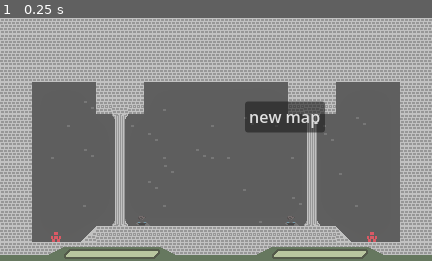
Above: before the commit, frame 1.
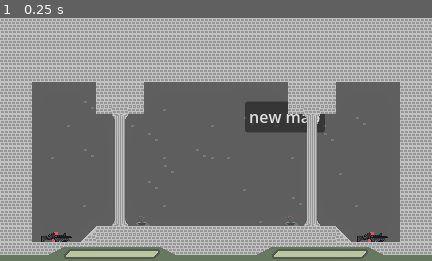
Above: after the commit, the same moment.

Repository: snuggyizme/horse-fishstick
Game: Godot game, scene res://scenes/main.tscn
The game is run twice, just before and just after one commit, with the same random seed, the same clock (stepped at 60 frames per second) and the same inputs.
Inputs:
- Up to frame 1 (0.25 s): no input

The runs differ from the first frame. In frame 1, 0.9% of the frame differs, in the area x 9-90%, y 34-93%.

Commit message:
Explosion VFX no damage

Diff:
--- a/guns/minigun.tres
+++ b/guns/minigun.tres
@@ -5,7 +5,7 @@
 
 [resource]
 script = ExtResource("1_pljnu")
-damage = 2.5
+damage = 6.5
 rateOfFire = 0.06
 rangeLimit = 145
 recoil = 2.75
--- /dev/null
+++ b/scenes/explosion visuals/visual_explosion_medium.tscn
@@ -0,0 +1,6 @@
+[gd_scene format=3 uid="uid://tnyvretx1gmr"]
+
+[ext_resource type="Script" uid="uid://dn3af73ere7w8" path="res://scripts/mediumExplosionVisuals.gd" id="1_5ut8t"]
+
+[node name="visual-explosion-medium" type="Node2D" unique_id=609641103]
+script = ExtResource("1_5ut8t")
--- a/scenes/main.tscn
+++ b/scenes/main.tscn
@@ -13,7 +13,7 @@
 [node name="main" type="Node2D" unique_id=1915239700]
 
 [node name="Button" type="Button" parent="." unique_id=923695349]
-z_index = 10
+z_index = 5
 offset_left = 29.0
 offset_top = -38.0
 offset_right = 109.0
--- a/scripts/guncontroller.gd
+++ b/scripts/guncontroller.gd
@@ -2,7 +2,7 @@
 
 var fireTime := 0.0
 var burstFireTime := 0.0
-var gun: GunResource = load("res://guns/emptyHand.tres")
+var gun: GunResource = load("res://guns/hk169.tres")
 
 var visual: Node2D
 var muzzle
@@ -41,8 +41,13 @@
 	if gun:
 		setGun(gun)
 
-func _onProjectileHit(gunUsed):
-	pass
+func _onProjectileHit(gunUsed: GunResource, normal: Vector2, positron: Vector2):
+	match gunUsed.displayName:
+		"HK169":
+			var explosion = load("res://scenes/explosion visuals/visual_explosion_medium.tscn").instantiate()
+			explosion.explode(normal)
+			explosion.global_position = positron
+			get_tree().current_scene.add_child(explosion)
 
 func setGun(newGun: GunResource):
 	gun = newGun
@@ -129,9 +134,9 @@
 	var end = start + direction.rotated(spreadRad) * gun.rangeLimit
 
 	if holyFuckTooManyAimingVariables == Vector2.DOWN:
-		get_parent().nudge(holyFuckTooManyAimingVariables, gun.recoil * 35)
+		get_parent().nudge(holyFuckTooManyAimingVariables, gun.recoil * 22)
 	else:
-		get_parent().nudge(holyFuckTooManyAimingVariables, gun.recoil * 20)
+		get_parent().nudge(holyFuckTooManyAimingVariables, gun.recoil * 5)
 	#get_parent().nudge(Vector2.LEFT, 350)
 
 	var spaceState = get_world_2d().direct_space_state
--- /dev/null
+++ b/scripts/mediumExplosionVisuals.gd
@@ -0,0 +1,90 @@
+extends Node2D
+
+const speedParticles = 15
+const speedFire = 3
+const speedSmoke = 2
+
+var particles = []
+
+var assets = {
+	"particle": [
+		preload("res://assets/sprites/explosions/medium/particle1.png"),
+		preload("res://assets/sprites/explosions/medium/particle2.png"),
+	],
+	"smoke": [
+		preload("res://assets/sprites/explosions/medium/smoke1.png"),
+		preload("res://assets/sprites/explosions/medium/smoke2.png"),
+	],
+	"fire": [
+		preload("res://assets/sprites/explosions/medium/fire1.png"),
+		preload("res://assets/sprites/explosions/medium/fire2.png"),
+		preload("res://assets/sprites/explosions/medium/fire3.png"),
+	]
+}
+
+func explode(normal):
+	var countParticles = randi_range(45, 120)
+	var countFire = randi_range(3, 6)
+	var countSmoke = 3
+
+	for i in range(countParticles):
+		var sprite = assets["particle"][randi_range(0, len(assets["particle"]) - 1)]
+		particles.append({
+			"pos": Vector2.ZERO,
+			"vel": (normal * speedParticles * randf_range(0.95, 9.95)).rotated(deg_to_rad(randi_range(-60, 60))),
+			"rot": deg_to_rad(randi_range(0, 359)),
+			"tex": sprite,
+			"age": randf_range(0.4, 0.6), # particles are old boys
+			"typ": "particle"
+		})
+
+	#if true: return # GAH!
+
+	for i in range(countFire):
+		var sprite = assets["fire"][randi_range(0, len(assets["fire"]) - 1)]
+		particles.append({
+			"pos": Vector2.ZERO,
+			"vel": (normal * speedFire * randf_range(0.75, 9.75)).rotated(deg_to_rad(randi_range(-50, 50))),
+			"rot": deg_to_rad(randi_range(0, 359)),
+			"tex": sprite,
+			"age": randf_range(0.3, 0.4),
+			"typ": "fire"
+		})
+
+	#if true: return # GAH!
+
+	for i in range(countSmoke):
+		var sprite = assets["smoke"][randi_range(0, len(assets["smoke"]) - 1)]
+		particles.append({
+			"pos": Vector2.ZERO,
+			"vel": (normal * speedSmoke * randf_range(0.75, 1.75)).rotated(deg_to_rad(randi_range(-60, 60))),
+			"rot": deg_to_rad(randi_range(0, 359)),
+			"tex": sprite,
+			"age": randf_range(0.3, 0.4),
+			"typ": "smoke"
+		})
+
+func _process(delta):
+	for p in particles:
+		p["pos"] += p["vel"] * delta
+		p["age"] -= delta
+
+	particles = particles.filter(func(p): return p["age"] > 0)
+	queue_redraw()
+
+func _draw():
+	for type in ["smoke", "fire", "particle"]:
+		for p in particles:
+			if p["typ"] != type:
+				continue
+
+			match p["typ"]:
+				"particle":
+					draw_set_transform(p["pos"], p["rot"], Vector2.ONE)
+
+				"fire":
+					draw_set_transform(p["pos"], p["rot"], Vector2(2, 2))
+				"smoke":
+					draw_set_transform(p["pos"], p["rot"], Vector2(2, 2))
+
+			draw_texture(p["tex"], -p["tex"].get_size() / 2, Color(3, 3, 3))
--- a/scripts/player.gd
+++ b/scripts/player.gd
@@ -102,7 +102,7 @@
 	else:
 		velocity.x = move_toward(velocity.x, 0, d * airFrictionHeavy)
 
-	print("Heavy bubbles")
+	#print("Heavy bubbles")
 
 func _physics_process(delta: float) -> void:
 	lastKeyDelta += delta
--- a/scripts/projectile.gd
+++ b/scripts/projectile.gd
@@ -1,6 +1,6 @@
 extends CharacterBody2D
 
-signal onHit(gunUsed)
+signal onHit(gunUsed, normal, pos)
 
 var gravity := 0.0
 var bounces := 0
@@ -25,13 +25,13 @@
 		if collider.has_method("hurt"):
 			if collider != playerOwner:
 				collider.hurt(gunResource)
-				onHit.emit(gunResource)
-				# spawn vfx? i dont awnt to draw explosions (~~i do but it would suck~~)
+				onHit.emit(gunResource, collision.get_normal(), global_position)
+				# spawn vfx? i dont awnt to draw explosions (~~i do but it would suck~~) hehe ye i did it
 				queue_free()
 		else:
 			if bounces > 0:
 				velocity = velocity.bounce(collision.get_normal())
 				bounces -= 1
 			else:
-				onHit.emit(gunResource)
+				onHit.emit(gunResource, collision.get_normal(), global_position)
 				queue_free()
Not shown, added: assets/sfx/weapons/heavyGunshotWithEjection.ogg.import
Binary file added: assets/sprites/explosions/medium/fire1.aseprite
Binary file added: assets/sprites/explosions/medium/fire1.png
Not shown, added: assets/sprites/explosions/medium/fire1.png.import
Binary file added: assets/sprites/explosions/medium/fire2.aseprite
Binary file added: assets/sprites/explosions/medium/fire2.png
Not shown, added: assets/sprites/explosions/medium/fire2.png.import
Binary file added: assets/sprites/explosions/medium/fire3.aseprite
Binary file added: assets/sprites/explosions/medium/fire3.png
Not shown, added: assets/sprites/explosions/medium/fire3.png.import
Binary file added: assets/sprites/explosions/medium/particle1.aseprite
Binary file added: assets/sprites/explosions/medium/particle1.png
(and 12 more such lines)
